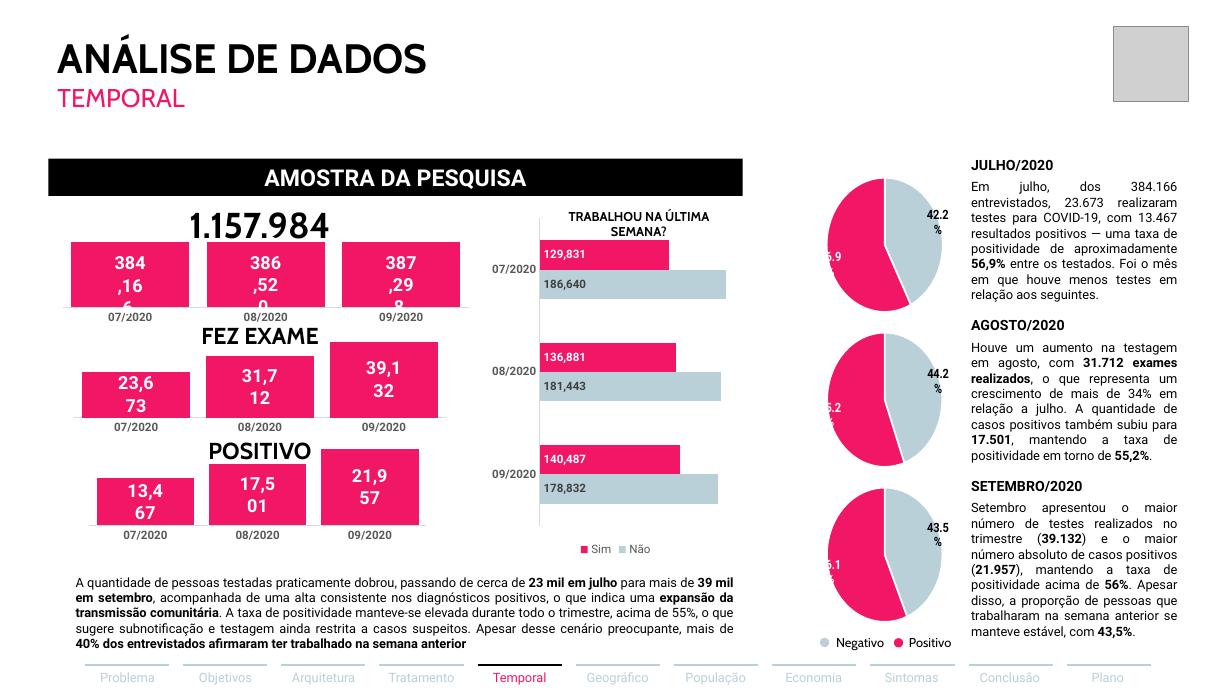
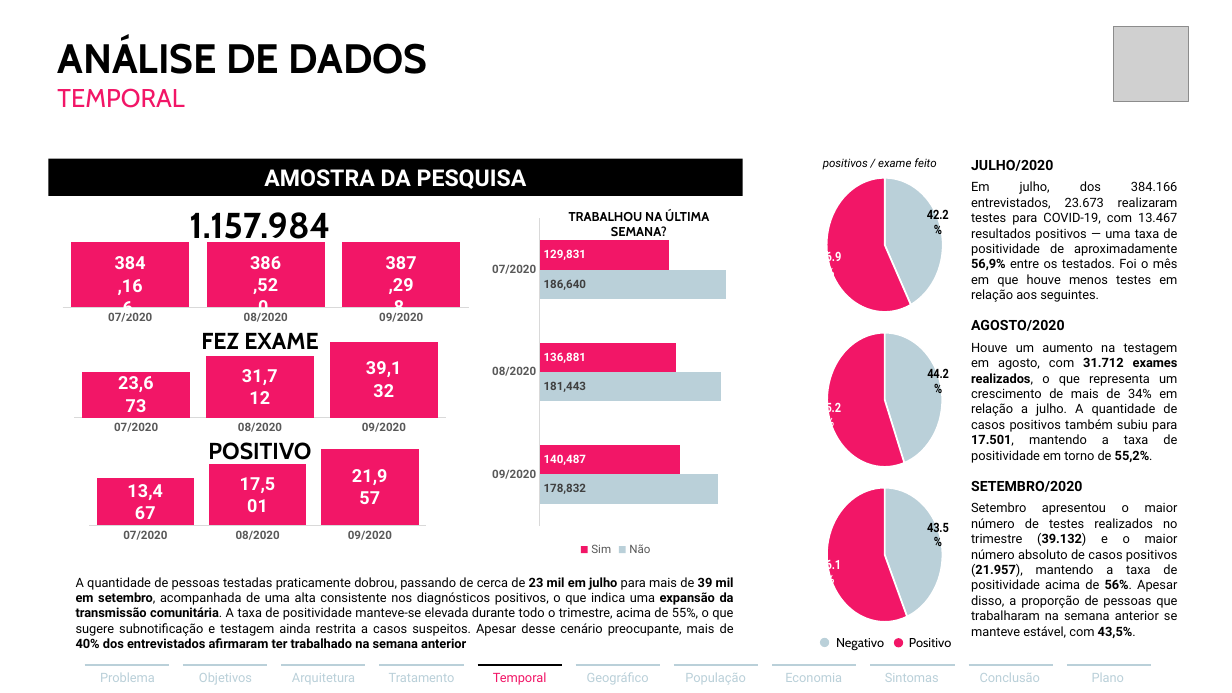
Before and after one commit to luishrufino/bigdata_covid, a slide deck: slide 6 of Relatório de Resultados.pptx. Drawn at 1232x693 pixels with LibreOffice and Linux fonts; fonts in the diff are those of the drawing; grey boxes stand for pictures. Boxes give left, top, right and bottom in pixels: in the first picture for what was removed or moved away, otherwise in the second. Text is boxed around its words. In the diff, an @@ line names an element or a change of style, - is before the commit and + after.

```diff
--- a/Relatório de Resultados.pptx
+++ b/Relatório de Resultados.pptx
@@ text added at <box>823,158,936,170</box>, 9 pt, text #000000, italic @@
+positivos / exame feito
@@ text "FEZ EXAME": place and size @@
-text "FEZ EXAME" at <box>201,328,318,344</box>
+text "FEZ EXAME" at <box>201,333,318,349</box>
```
Also in this commit, not shown: 4 other slides changed, 5 other files.
